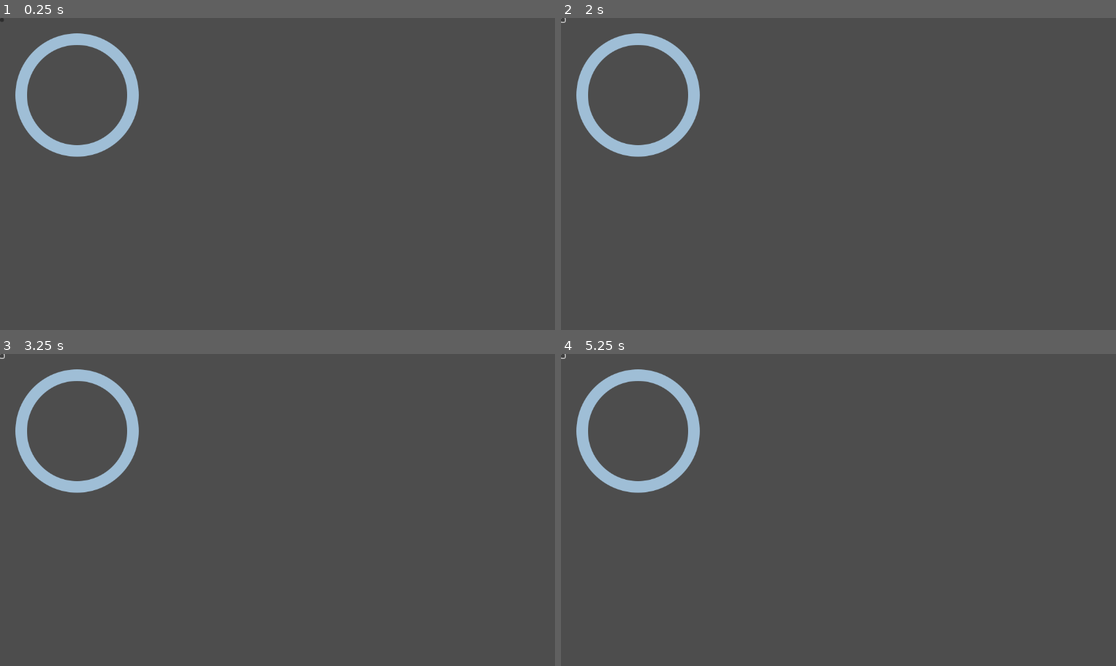
Above: before the commit, frames 1-4 (two rows, left to right).
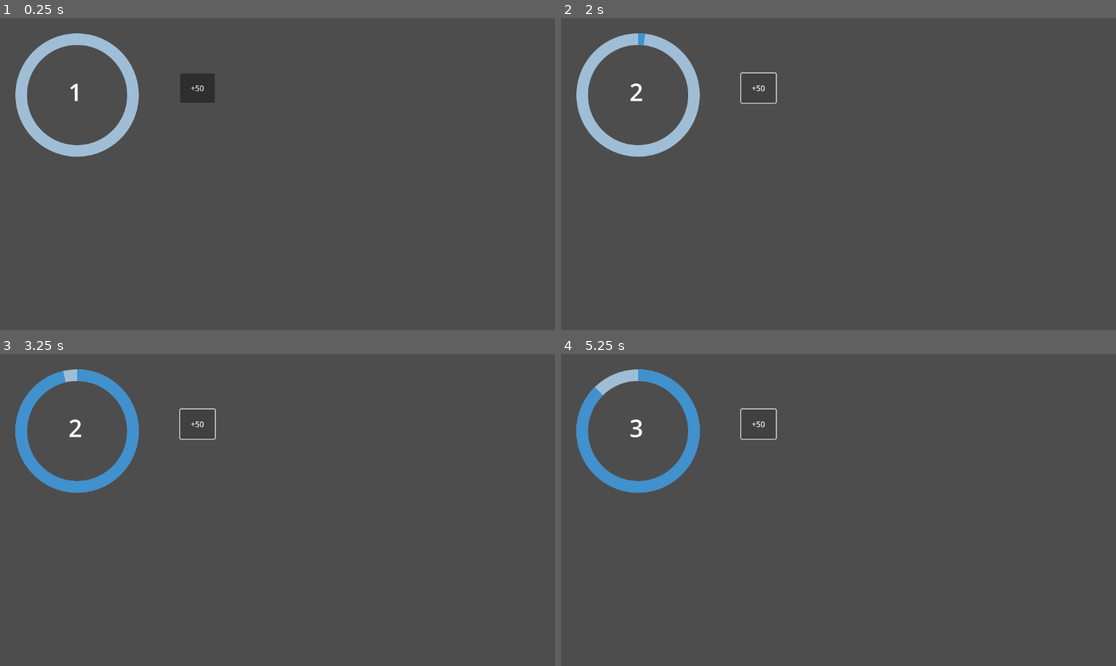
Above: after the commit, the same moments.

Repository: Nickk1z/workspace
Game: Godot game, scene res://Atividade_18/atividade_18.tscn
Same seed, same stepped clock (60 frames per second), same inputs: the game is played once before the commit and once after it. This scene is started directly instead of the project's main scene.
Inputs (mouse positions are in pixels of both pictures, inside the frame that each line leads up to; where the layout moved, square brackets give the same spot in the first picture):
- Up to frame 1 (0.25 s): no input
- Up to frame 2 (2 s): click (760, 86) [561, 21] at 0.5 s; click (760, 86) [561, 21] at 1.25 s
- Up to frame 3 (3.25 s): click (199, 422) [0, 357] at 2 s; tap Enter at 2.75 s
- Up to frame 4 (5.25 s): tap Space at 3.5, 5 s; tap Enter at 4.25 s

The runs differ from the first frame. In frame 1, 0.6% of the frame differs, in the area x 0-39%, y 0-28%; in frame 2, 0.2%; in frame 3, 2.5%, in the area x 0-39%, y 0-45%; in frame 4, 2.3%.

Commit message:
atividade_18

Diff:
--- a/workspace_godot/Atividade_18/atividade_18.gd
+++ b/workspace_godot/Atividade_18/atividade_18.gd
@@ -1,14 +1,22 @@
 extends Control
 
+var nivel = 1
 
 func _on_timer_timeout() -> void:
-
+	$TextureProgressBar.value +=1
 	pass # Replace with function body.
 
 
 func _on_button_pressed() -> void:
+	$TextureProgressBar.value +=50
 	pass # Replace with function body.
 
 
 func _on_texture_progress_bar_value_changed(value: float) -> void:
+	if value >= $TextureProgressBar.max_value:
+		nivel += 1
+		$TextureProgressBar.value = 0
+		$TextureProgressBar/Label.text = str(nivel)
+		$TextureProgressBar.max_value = $TextureProgressBar.max_value * 1.1
+
 	pass # Replace with function body.
--- a/workspace_godot/Atividade_18/atividade_18.tscn
+++ b/workspace_godot/Atividade_18/atividade_18.tscn
@@ -18,17 +18,31 @@
 offset_right = 547.0
 offset_bottom = 340.0
 scale = Vector2(0.5, 0.5)
+fill_mode = 4
 texture_under = ExtResource("2_e2snv")
 texture_progress = ExtResource("3_le720")
 
 [node name="Label" type="Label" parent="TextureProgressBar"]
 layout_mode = 0
-offset_right = 40.0
-offset_bottom = 23.0
+offset_left = 284.0
+offset_top = 238.0
+offset_right = 346.0
+offset_bottom = 375.0
+theme_override_font_sizes/font_size = 100
+text = "1"
 
 [node name="Button" type="Button" parent="."]
 layout_mode = 0
-offset_right = 8.0
-offset_bottom = 8.0
+offset_left = 374.0
+offset_top = 115.0
+offset_right = 446.0
+offset_bottom = 176.0
+text = "+50"
 
 [node name="Timer" type="Timer" parent="."]
+wait_time = 0.3
+autostart = true
+
+[connection signal="value_changed" from="TextureProgressBar" to="." method="_on_texture_progress_bar_value_changed"]
+[connection signal="pressed" from="Button" to="." method="_on_button_pressed"]
+[connection signal="timeout" from="Timer" to="." method="_on_timer_timeout"]
